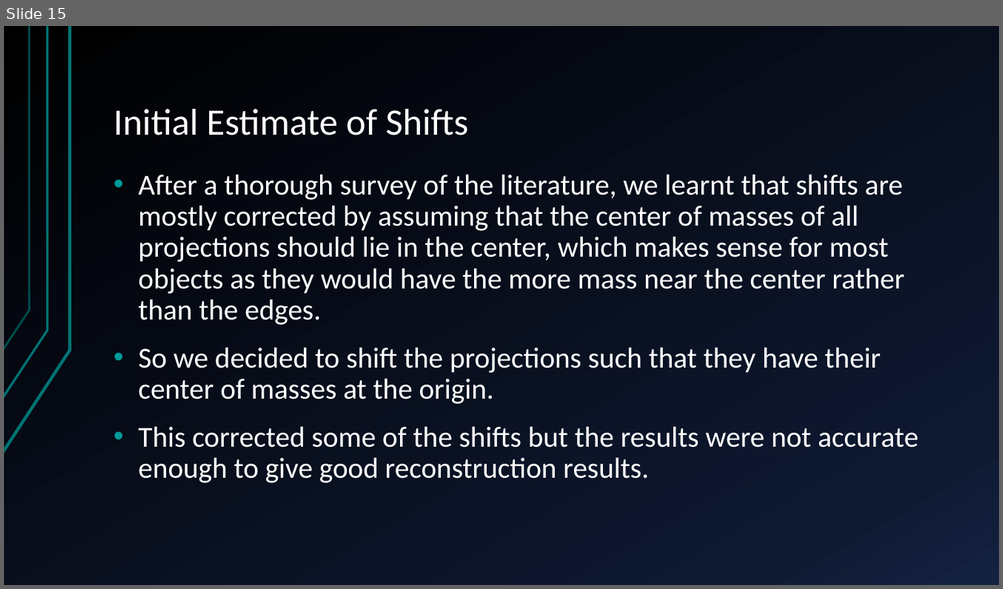
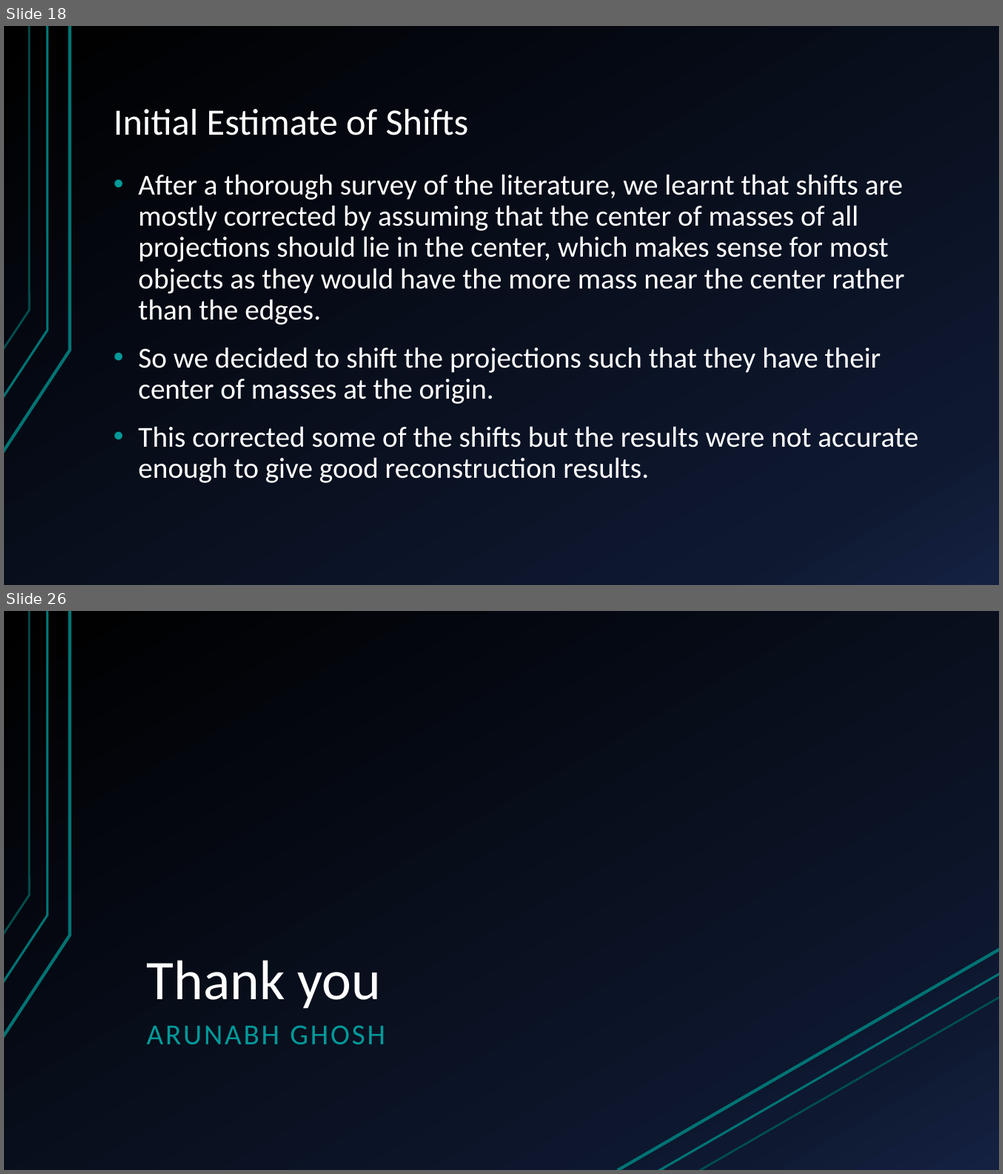
Before and after one commit to arunabh98/Noise-and-Outlier-Resistant-Tomographic-Reconstruction-under-Unknown-Viewing-Parameters, a slide deck: results/RnD Presentation.pptx. Shown one above the other, each under a label of ours: slide 15 before the commit, slides 18 and 26 after it; the slides between them are not shown. The pictures are 1003x589 and 1003x1174 pixels, drawn with LibreOffice and Linux fonts; fonts in the diff are those of the drawing. Boxes give left, top, right and bottom in pixels: in the first picture for what was removed or moved away, otherwise in the second. Text is boxed around its words. In the diff, an @@ line names an element or a change of style, - is before the commit and + after.

```diff
--- a/results/RnD Presentation.pptx
+++ b/results/RnD Presentation.pptx
@@ slide 26 added at (4, 611, 999, 1170), background gradient #000000 to #0F1931 to #142242; not listed: 3 template elements that a slide beside it also shows @@
@@ title added at (147, 960, 381, 1009), 54 pt, text #FFFFFF @@
+Thank you
@@ line added from (617, 1170) to (999, 949), #007373 3 pt @@
@@ line added from (657, 1170) to (999, 974), #007373 2.25 pt @@
@@ line added from (699, 1170) to (999, 997), #007373 2 pt @@
@@ text added at (147, 1025, 385, 1045), 28 pt, text #009999 @@
+ARUNABH GHOSH
@@ what was slide 15 is now slide 18 @@
```
Also in this commit, not shown: 9 slides changed, 8 other slides added, 1 slide removed, 11 other files.
